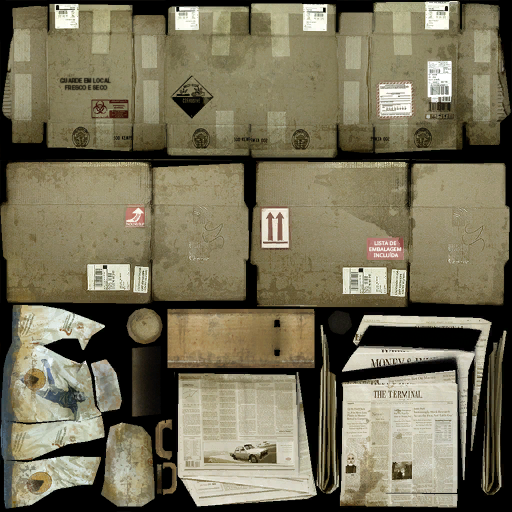
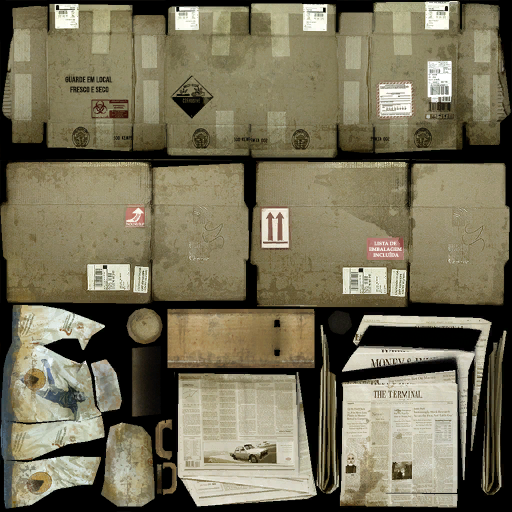
Layers edited between the first and the second (512, 512) image:
removed layer "GUARDE EM LOCAL FRESCO E SECO cópia" over box(59, 77, 112, 91)
added group "lixo" with 3 layers above "Camada 0" over box(59, 76, 402, 258)
showed "GUARDE EM LOCAL FRESCO E SECO", moved it into group "lixo", painted on it over box(60, 76, 113, 93)
moved "LISTA DE EMBALAGEM INCLUÍDA" into group "lixo", painted on it over box(369, 241, 402, 258)
moved "garbage003a_01" into group "lixo" over box(59, 76, 402, 258)
